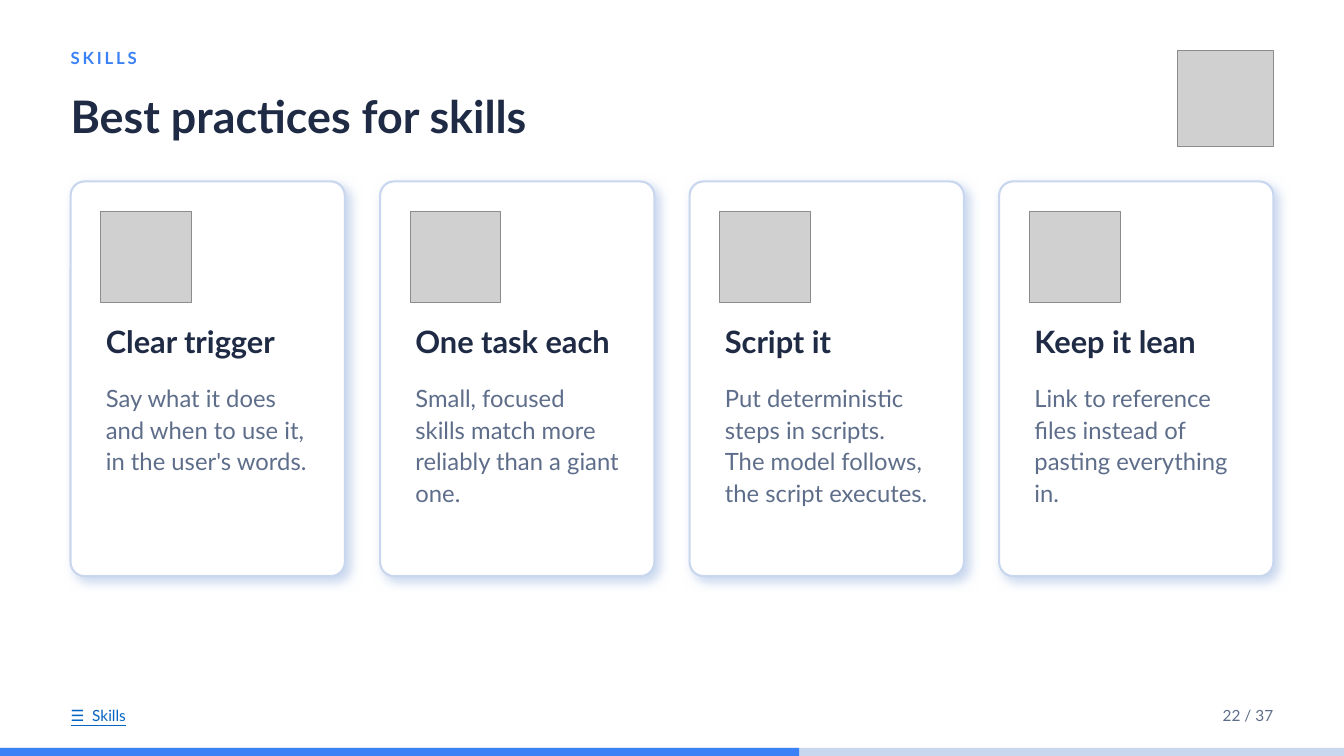
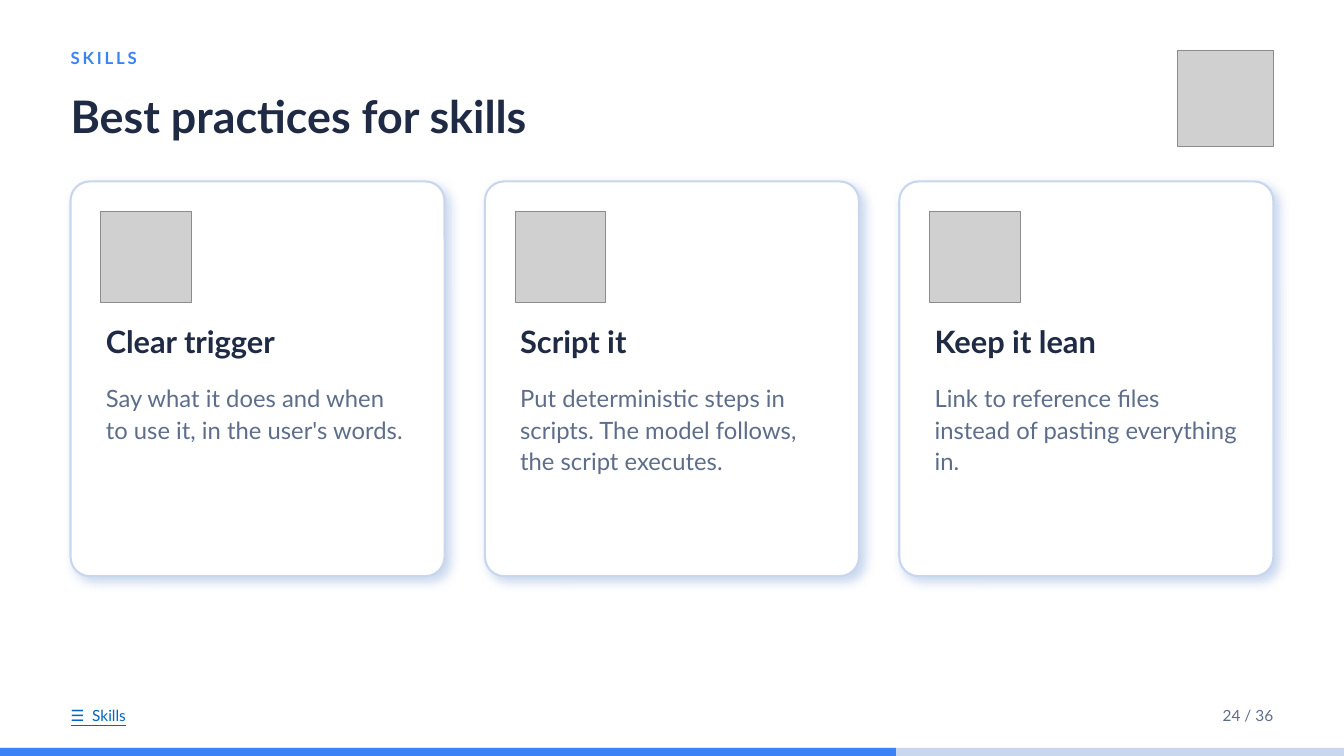
Before and after one commit to idoudist/ai-toolbox-presentation, a slide deck: slide 24 of hello-skills.pptx (slide 25 before the commit). Drawn at 1344x756 pixels with LibreOffice and Linux fonts; fonts in the diff are those of the drawing; grey boxes stand for pictures. Boxes give left, top, right and bottom in pixels: in the first picture for what was removed or moved away, otherwise in the second. Text is boxed around its words. In the diff, an @@ line names an element or a change of style, - is before the commit and + after.

```diff
--- a/hello-skills.pptx
+++ b/hello-skills.pptx
@@ rounded rectangle: place and size @@
-rounded rectangle at [71,181,345,577]
+rounded rectangle at [71,181,445,577]
@@ rounded rectangle removed at [380,181,654,577] @@
@@ rounded rectangle: place and size @@
-rounded rectangle at [690,181,964,577]
+rounded rectangle at [485,181,859,577]
@@ rounded rectangle: place and size @@
-rounded rectangle at [999,181,1273,577]
+rounded rectangle at [899,181,1273,577]
@@ picture removed at [410,212,501,302] @@
@@ picture: place and size @@
-picture at [720,212,811,302]
+picture at [515,212,606,302]
@@ picture: place and size @@
-picture at [1029,212,1120,302]
+picture at [930,212,1020,302]
@@ text "Script it": place and size @@
-text "Script it" at [725,330,831,358]
+text "Script it" at [520,330,626,358]
@@ text "Keep it lean": place and size @@
-text "Keep it lean" at [1034,330,1196,358]
+text "Keep it lean" at [935,330,1096,358]
@@ text removed at [415,330,610,354] @@
-One task each
@@ text "Say what it does and ..." rewrapped from [106,389,307,470] to [106,389,403,442] @@
@@ text removed at [415,389,619,502] @@
-Small, focused skills match more reliably than a giant one.
@@ text "Put deterministic steps in scripts. ..." rewrapped from [725,389,927,506] to [520,389,796,474] @@
@@ text "Link to reference files instead ..." rewrapped from [1034,389,1227,502] to [935,389,1237,470] @@
@@ text at [1223,710,1273,721]: text changed @@
-22 / 37
+24 / 36
@@ rectangle: place and size @@
-rectangle at [0,748,800,756]
+rectangle at [0,748,896,756]
```
Also in this commit, not shown: 32 other slides changed, 1 slide removed, 1 other file.
